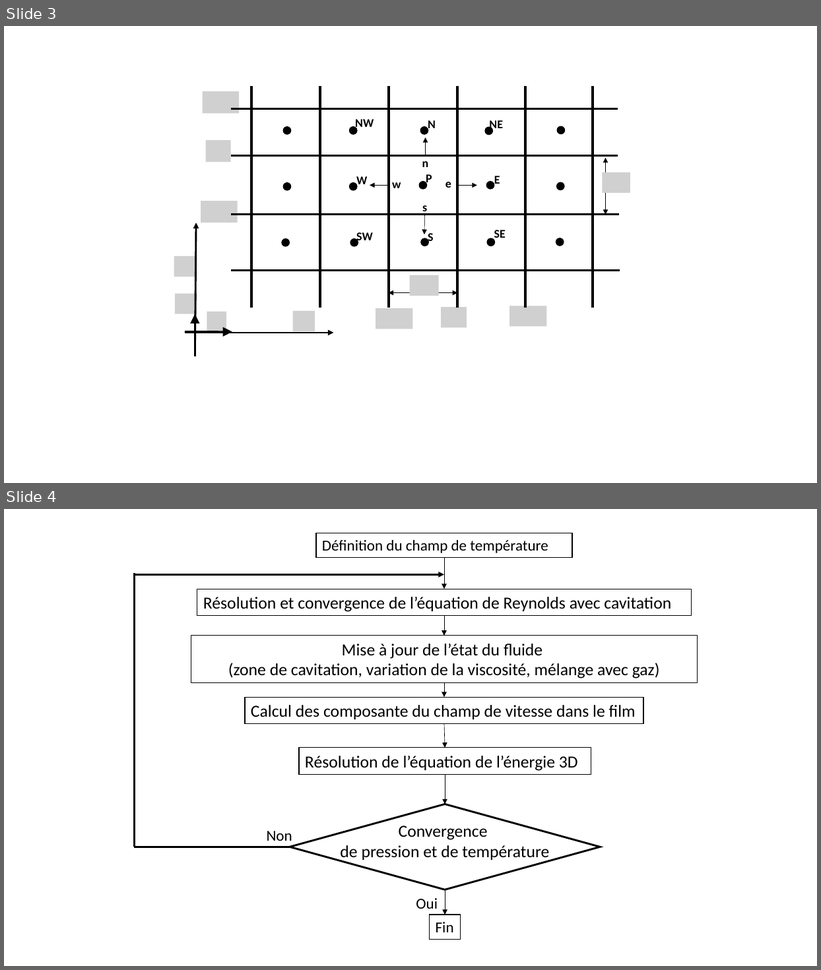
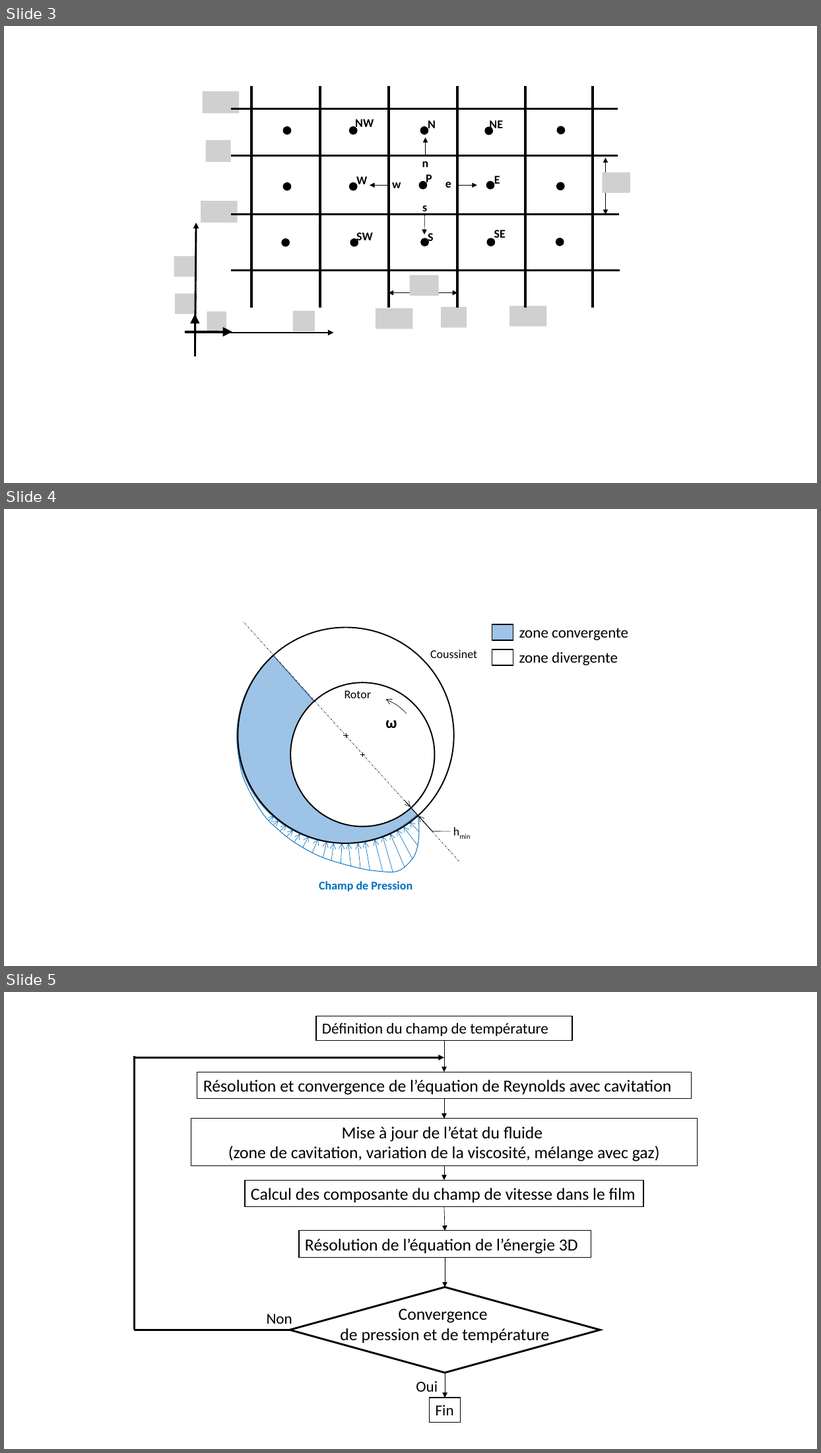
Before and after one commit to SilunZ/TheseME, a slide deck: CH2. Modélisation du palier hydrodynamique/figures/figure_ paliers hydrodynamiques.pptx. Shown one above the other, each under a label of ours: slides 3 and 4 before the commit, slides 3, 4 and 5 after it. The pictures are 821x970 and 821x1453 pixels, drawn with LibreOffice and Linux fonts; fonts in the diff are those of the drawing; grey boxes stand for pictures. Boxes give left, top, right and bottom in pixels: in the first picture for what was removed or moved away, otherwise in the second. Text is boxed around its words. In the diff, an @@ line names an element or a change of style, - is before the commit and + after.

```diff
--- a/CH2. Modélisation du palier hydrodynamique/figures/figure_ paliers hydrodynamiques.pptx
+++ b/CH2. Modélisation du palier hydrodynamique/figures/figure_ paliers hydrodynamiques.pptx
@@ slide 4 added at [4,509,817,966], background #FFFFFF @@
@@ group added at [193,584,628,892]: 21 arrows, 7 lines, 7 texts, 2 ellipses, 2 rectangles, 1 pie slice (boxed as its full ellipse), 1 freeform shape, 1 arc (boxed as its full ellipse) @@
+hmin
+Champ de Pression
+Coussinet
+Rotor
+ω
+zone convergente
+zone divergente
@@ what was slide 4 is now slide 5 @@
```
Also in this commit, not shown: 2 other files.
